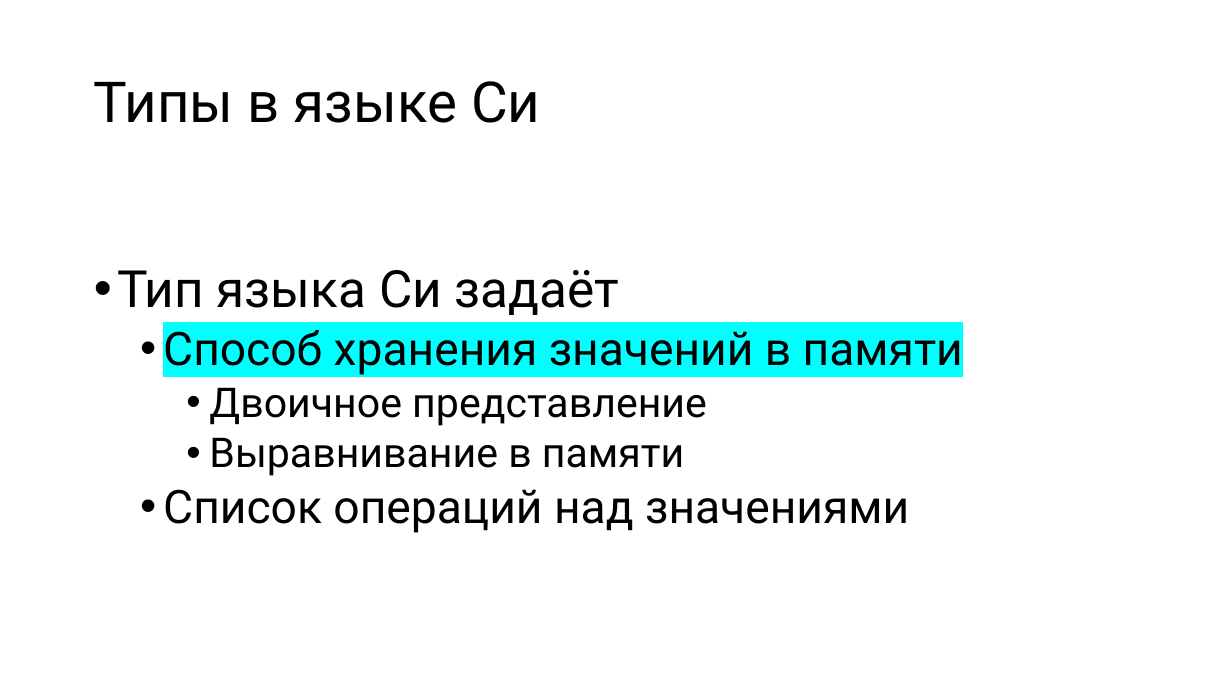
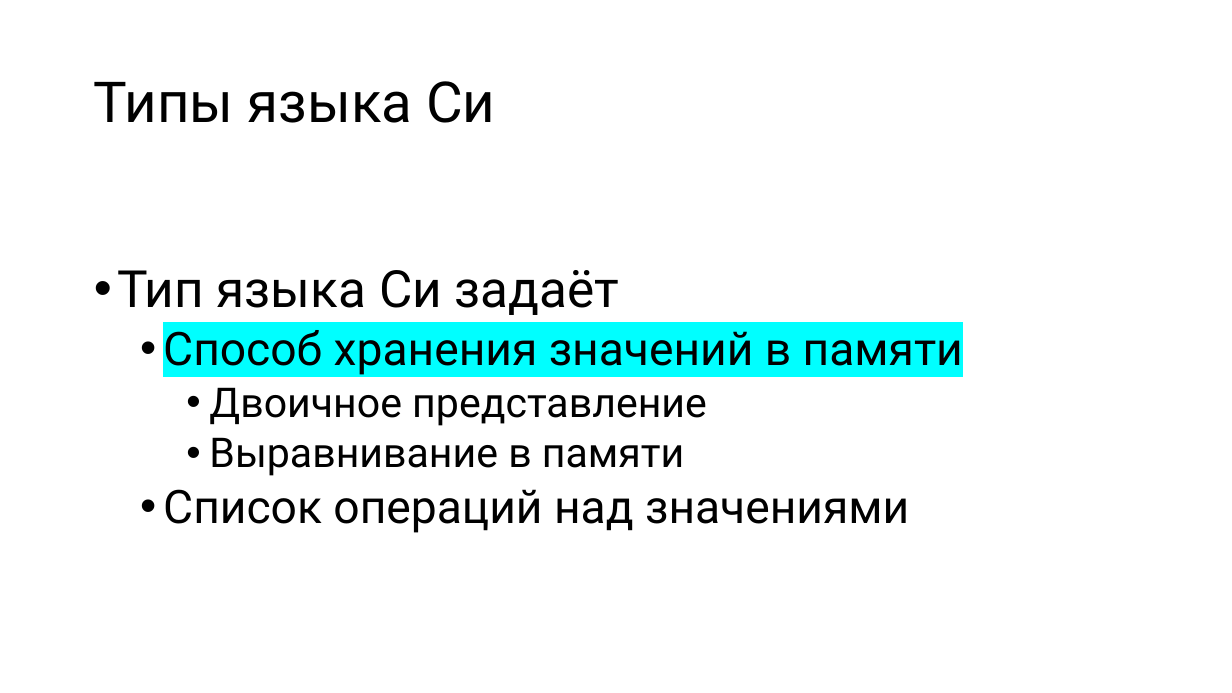
Before and after one commit to Evgueni-Petrov-aka-espetrov/Algorithms-and-Programming-in-C-pptx, a slide deck: slide 5 of 001 Типы языка Си.pptx. Drawn at 1232x693 pixels with LibreOffice and Linux fonts; fonts in the diff are those of the drawing. Boxes give left, top, right and bottom in pixels: in the first picture for what was removed or moved away, otherwise in the second. Text is boxed around its words. In the diff, an @@ line names an element or a change of style, - is before the commit and + after.

Commit message:
косметика

```diff
--- a/001 Типы языка Си.pptx
+++ b/001 Типы языка Си.pptx
@@ title at (x1=94, y1=81, x2=495, y2=123): text changed @@
-Типы в языке Си
+Типы языка Си
```
